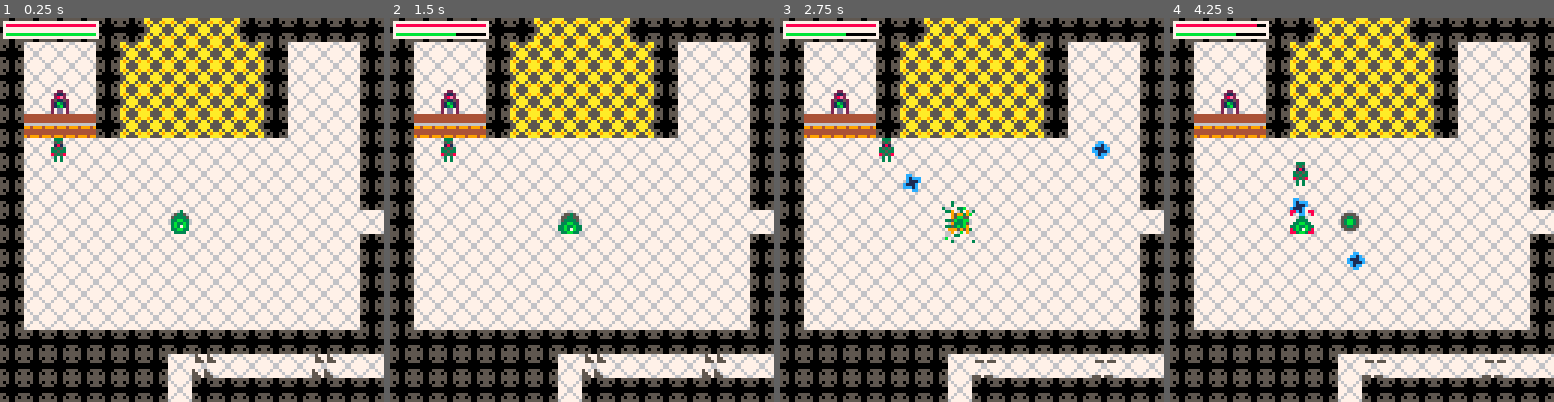
Above: before the commit, frames 1-4 (left to right).
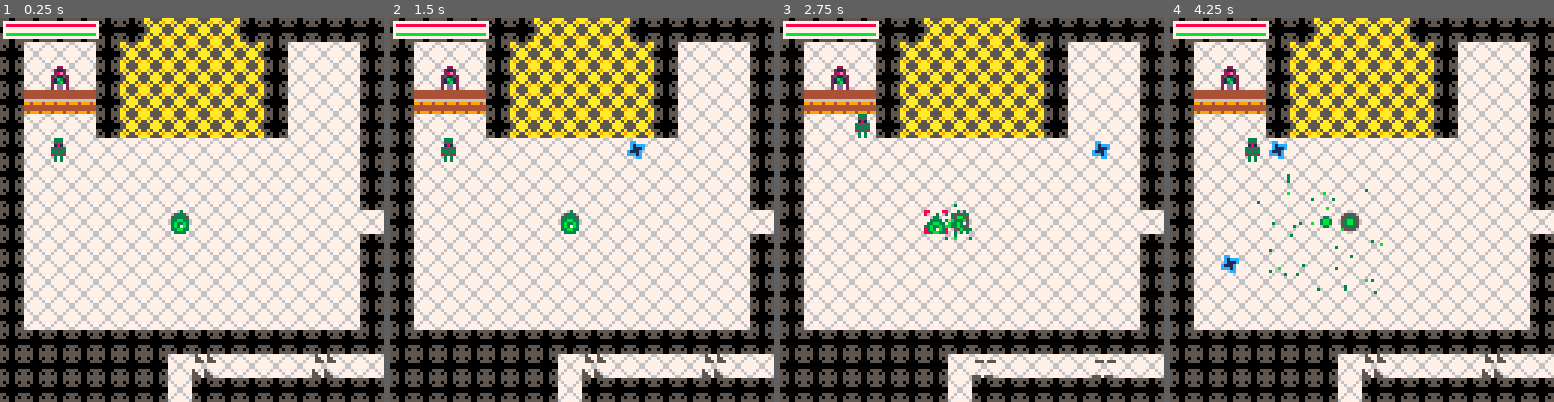
Above: after the commit, the same moments.

Repository: rledford/pico-door
Game: PICO-8 cartridge door.p8
Same seed, same stepped clock (60 frames per second), same inputs: the game is played once before the commit and once after it.
Inputs:
- Up to frame 1 (0.25 s): no input
- Up to frame 2 (1.5 s): tap X (X key) at 0.33, 1.07 s; tap O (Z key) at 0.7 s
- Up to frame 3 (2.75 s): hold Right 1.6-2.1 s; tap O (Z key) at 1.7, 2.1, 2.5 s; tap X (X key) at 1.85 s; hold Up 2.15-2.42 s; hold Right from 2.47 s (still down)
- Up to frame 4 (4.25 s): tap O (Z key) every 0.4 s from 2.9 to 4.1 s; tap X (X key) at 2.97, 4.08 s; release Right at 3.03 s; hold Left 3.08-3.58 s; hold Down 3.63-3.97 s; hold Right from 4.02 s (still down)

The runs differ from the first frame. In frame 1, 2.5% of the frame differs, in the area x 6-25%, y 12-32%; in frame 2, 2.9%; in frame 3, 3.5%; in frame 4, 4.2%, in the area x 6-87%, y 1-93%.

Commit message:
Limit overload portal to 1 instance. Portals snap to grid when spawned. Added docs and todos. Adjusted window position and merchant position.

Diff:
--- a/door.p8
+++ b/door.p8
@@ -48,11 +48,12 @@
 -- [x] add projectile fire-rate upgrade
 -- [x] add calculate str width util
 -- [x] show player stats in vendor window (gems, hp)
--- [] add emeny stats vary on difficulty
--- increases difficulty by x % every time player purchases an upgrade
--- [] add main door with minimum damage requirement to take damage
+-- [x] make overload portal limited to 1 (stop spawning a bunch of portals you monster)
+-- [x] add emeny stats vary on difficulty
+-- [x] increases difficulty by x % every time player purchases an upgrade
 -- [] add main door health to UI
 -- [] add main door destroyed effects
+-- [] add main door with minimum damage requirement to take damage
 -- [] add win screen and show stats
 -- [] add stats (doors destroyed, enemies destroyed, ...)
 -- [] show stats on death and win screen
@@ -60,6 +61,14 @@
 
 -- other --
 -----------
+
+-- when difficulty reach X then a message appears that the door is angry
+-- and a red portal spawns to to port the player back to the main room.
+-- the boss is the door with torches on either side that shoot random shtuff.
+-- at interval or at specific door hp breakpoints, forcefields (special wall tiles)
+-- spawn that, if the player purchased pierce will damage and pass through forcefield
+-- also, there should be targetable hitboxes for the door so that the player can
+-- shoot projectiles at an angle which will make "ricochet" useful if player purchased
 
 -- [x] add window
 -- [x] make window interactive
@@ -109,6 +118,7 @@
 -------------
 
 room = {x=0,y=0}
+overload_portal = nil
 last_portal_used = {room={x=0,y=0},pos={0,0}}
 camera_pos = {x=0,y=0}
 camera_spd = 4
@@ -449,7 +459,7 @@
 			end
 		end,
 		draw = function(this)
-			local window_rect = {left=camera_pos.x + 8, top=camera_pos.y+32, right=camera_pos.x + 119, bottom=camera_pos.y + 83}
+			local window_rect = {left=camera_pos.x + 8, top=camera_pos.y+40, right=camera_pos.x + 119, bottom=camera_pos.y + 91}
 			local pad = 4
 			local gems_text = tostring(player.gems).."/"..tostring(player.max_gems)
 			local hp_text = tostring(player.hp).."/"..tostring(player.max_hp)
@@ -525,9 +535,9 @@
 	local on_pickup = function(player)
 		player.gems = clamp(player.gems + amount, 0, player.max_gems)
 		destroy_object(pickup)
-		if player.gems == player.max_gems and player.has_overload then
-			local pos = get_open_pos_next_to(player.x, player.y)
-			init_object(portal_type, pos.x, pos.y)
+		if player.gems == player.max_gems and player.has_overload and overload_portal == nil then
+			local pos = get_open_pos_next_to(flr(player.x / TILE_SIZE) * TILE_SIZE, flr(player.y / TILE_SIZE) * TILE_SIZE)
+			overload_portal = init_object(portal_type, pos.x, pos.y)
 		end
 	end
 	pickup.hitbox={x=2,y=2,w=3,h=3}
@@ -1418,9 +1428,9 @@
 				init_object(spike_type, tx, ty)
 			elseif tile_type == TRAP_TILE then
 				init_object(trap_type, tx, ty)
-			elseif tile_type == PORTAL_TILE then
-				mset(c, r, FLOOR_TILE)
-				init_object(portal_type, tx, ty)
+			-- elseif tile_type == PORTAL_TILE then
+			-- 	mset(c, r, FLOOR_TILE)
+			-- 	init_object(portal_type, tx, ty)
 			elseif tile_type == VENDOR_TILE then
 				mset(c, r, FLOOR_TILE)
 				if vendor == nil then
@@ -1461,8 +1471,8 @@
 		del(transition_objects, transition_obj)
 		if transition_obj.type == door_type then
 			mset(transition_obj.x/TILE_SIZE,transition_obj.y/TILE_SIZE,DOOR_TILE)
-		elseif transition_obj.type == portal_type then
-			mset(transition_obj.x/TILE_SIZE,transition_obj.y/TILE_SIZE,PORTAL_TILE)
+		-- elseif transition_obj.type == portal_type then
+		-- 	mset(transition_obj.x/TILE_SIZE,transition_obj.y/TILE_SIZE,PORTAL_TILE)
 		elseif transition_obj.type == vendor_type then
 			mset(transition_obj.x/TILE_SIZE,transition_obj.y/TILE_SIZE,VENDOR_TILE)
 		end
@@ -1481,6 +1491,10 @@
 		player.y = open_pos.y
 		player.moves = {}
 		destroy_object(portal)
+		if overload_portal ~= nil then
+			destroy_object(overload_portal)
+			overload_portal = nil
+		end
 		start_room_transition(room.x, room.y)
 	else
 		-- entering main room
@@ -1538,7 +1552,7 @@
 		end
 	end,
 	draw = function()
-		local window_rect = {left=camera_pos.x + 8, top=camera_pos.y+32, right=camera_pos.x + 119, bottom=camera_pos.y + 83}
+		local window_rect = {left=camera_pos.x + 8, top=camera_pos.y+40, right=camera_pos.x + 119, bottom=camera_pos.y + 91}
 		local pad = 4
 		rectfill(window_rect.left, window_rect.top, window_rect.right, window_rect.bottom, 0)
 		rect(window_rect.left, window_rect.top, window_rect.right, window_rect.bottom, 8)
@@ -1645,12 +1659,12 @@
 0030300000000000000000000000000000000000020dd020020dd0204444444444944944cccc11c07000000000288200cccc177055cccc550099990000aaaa00
 0030300000000000000000000000000000000000020dd020020dd02094999499044444400000ccc070000000000220000000c7c0055cc5500000000000000000
 00003000000000000111111001111110000000000009900000999900000000000e2ee2e000000000000000000000000000000000000000000000000000000000
-000330000000300011111111011111100008888809299290009229000e2ee2e0022ee220000000000011d0000001110000999a00009aaa0000ee920000e22200
-00333300000330001211112111111111008999980299992009722790022ee220022ee220000000000010011001d00d000a9aa9900aa99a9002e22ee0029ee9e0
-033bb33000333300122112211111111108aa9aa89299992992722729022ee2202ee22ee2000000000d0d10100101d01009a9aa900a99a9a00929a2e002ea9e20
-03b33b30033bb33012e11e211211112189a99a9899999999922222292ee22ee2029a9a20000000000101d0d0010d101009aa9a900a9a99a00e2a929002e9ae20
-03b37b3033b33b3312e11e2112e11e2108aaa988997227999722227902eeee200ea9a9e0000000000110010000d00d10099aa9a009a99aa00ee22e200e9ee920
-033bb33033b37b33111111111111111100888800097997900972279002eeee2002eeee2000000000000d11000011100000a9990000aaa9000029ee0000222e00
+000330000000300011111111011111100008888809299290009229000e2ee2e0022ee22000000000000000000000000000999a00009aaa0000ee920000e22200
+00333300000330001211112111111111008999980299992009722790022ee220022ee2200000000000000000000000000a9aa9900aa99a9002e22ee0029ee9e0
+033bb33000333300122112211111111108aa9aa89299992992722729022ee2202ee22ee200000000000000000000000009a9aa900a99a9a00929a2e002ea9e20
+03b33b30033bb33012e11e211211112189a99a9899999999922222292ee22ee2029a9a2000000000000000000000000009aa9a900a9a99a00e2a929002e9ae20
+03b37b3033b33b3312e11e2112e11e2108aaa988997227999722227902eeee200ea9a9e0000000000000000000000000099aa9a009a99aa00ee22e200e9ee920
+033bb33033b37b33111111111111111100888800097997900972279002eeee2002eeee2000000000000000000000000000a9990000aaa9000029ee0000222e00
 00333300033bb3300111111001111110000000000099990000999900002ee200002ee20000000000000000000000000000000000000000000000000000000000
 
 
@@ -1788,12 +1802,12 @@
 __map__
 0101010101010505050501010101010101010101010101010101010101010101010101010101010000000000000000000000000000000000000000000000000000000000000000000000000000000000000000000000000000000000000000000000000000000000000000000000000000000000000000000000000000000000
 0102020201050505050505010202020101020202020202020202020201020201010402040204010000000000000000000000000000000000000000000000000000000000000000000000000000000000000000000000000000000000000000000000000000000000000000000000000000000000000000000000000000000000
-0102020201050505050505010202020101020202020202020202020201020201010204020402010000000000000000000000000000000000000000000000000000000000000000000000000000000000000000000000000000000000000000000000000000000000000000000000000000000000000000000000000000000000
-0102250201050505050505010202020101020201020202020202020201020202020402040204010000000000000000000000000000000000000000000000000000000000000000000000000000000000000000000000000000000000000000000000000000000000000000000000000000000000000000000000000000000000
-0127272701050505050505010202020101020201020202020202060201020201010204020402010000000000000000000000000000000000000000000000000000000000000000000000000000000000000000000000000000000000000000000000000000000000000000000000000000000000000000000000000000000000
+0102250201050505050505010202020101020202020202020202020201020201010204020402010000000000000000000000000000000000000000000000000000000000000000000000000000000000000000000000000000000000000000000000000000000000000000000000000000000000000000000000000000000000
+0127272701050505050505010202020101020201020202020202020201020202020402040204010000000000000000000000000000000000000000000000000000000000000000000000000000000000000000000000000000000000000000000000000000000000000000000000000000000000000000000000000000000000
+0102020201050505050505010202020101020201020202020202060201020201010204020402010000000000000000000000000000000000000000000000000000000000000000000000000000000000000000000000000000000000000000000000000000000000000000000000000000000000000000000000000000000000
 0102020202020202020202020202020101020202020202020202020201020201010402040204010000000000000000000000000000000000000000000000000000000000000000000000000000000000000000000000000000000000000000000000000000000000000000000000000000000000000000000000000000000000
 0102020202020202020202020202020101020202020202020202020201020201010202060202010000000000000000000000000000000000000000000000000000000000000000000000000000000000000000000000000000000000000000000000000000000000000000000000000000000000000000000000000000000000
-0102020202020202020202020202020101150202020202020202020201020201010202020202010000000000000000000000000000000000000000000000000000000000000000000000000000000000000000000000000000000000000000000000000000000000000000000000000000000000000000000000000000000000
+0102020202020202020202020202020101020202020202020202020201020201010202020202010000000000000000000000000000000000000000000000000000000000000000000000000000000000000000000000000000000000000000000000000000000000000000000000000000000000000000000000000000000000
 0102020202020202020202020202020202020202020202020202020201020201010202020202010000000000000000000000000000000000000000000000000000000000000000000000000000000000000000000000000000000000000000000000000000000000000000000000000000000000000000000000000000000000
 0102020202020202020202020202020101020202020202020202020201020201010202020202010101010101010101010000000000000000000000000000000000000000000000000000000000000000000000000000000000000000000000000000000000000000000000000000000000000000000000000000000000000000
 0102020202020202020202020202020101020202020202020202020201020201010202020202020202020402040204010000000000000000000000000000000000000000000000000000000000000000000000000000000000000000000000000000000000000000000000000000000000000000000000000000000000000000
